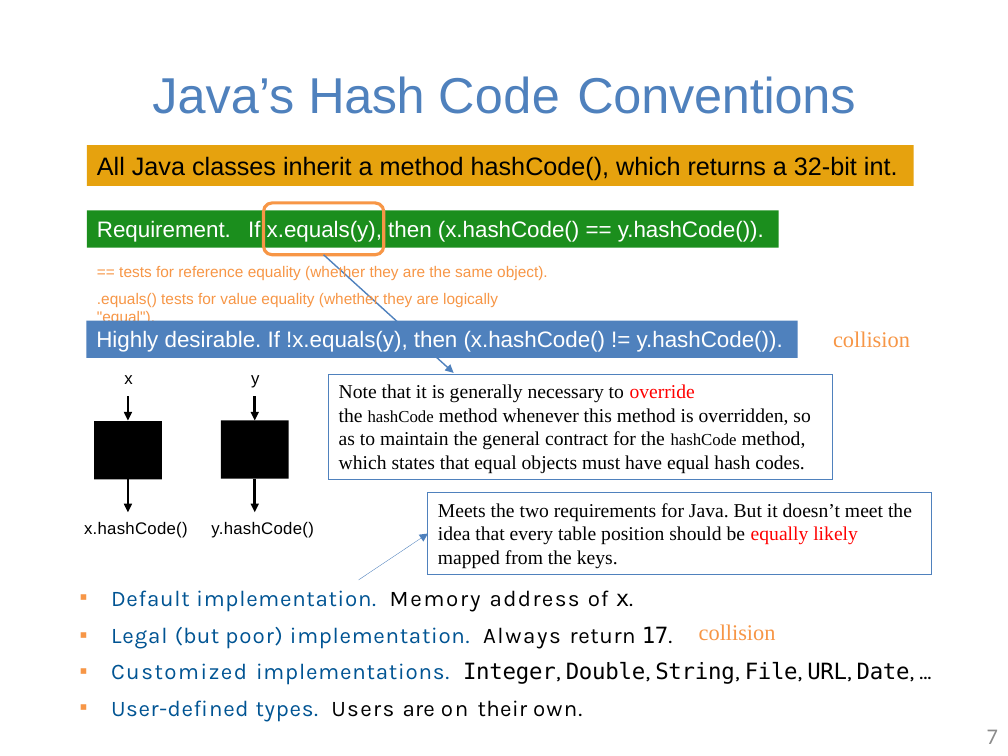
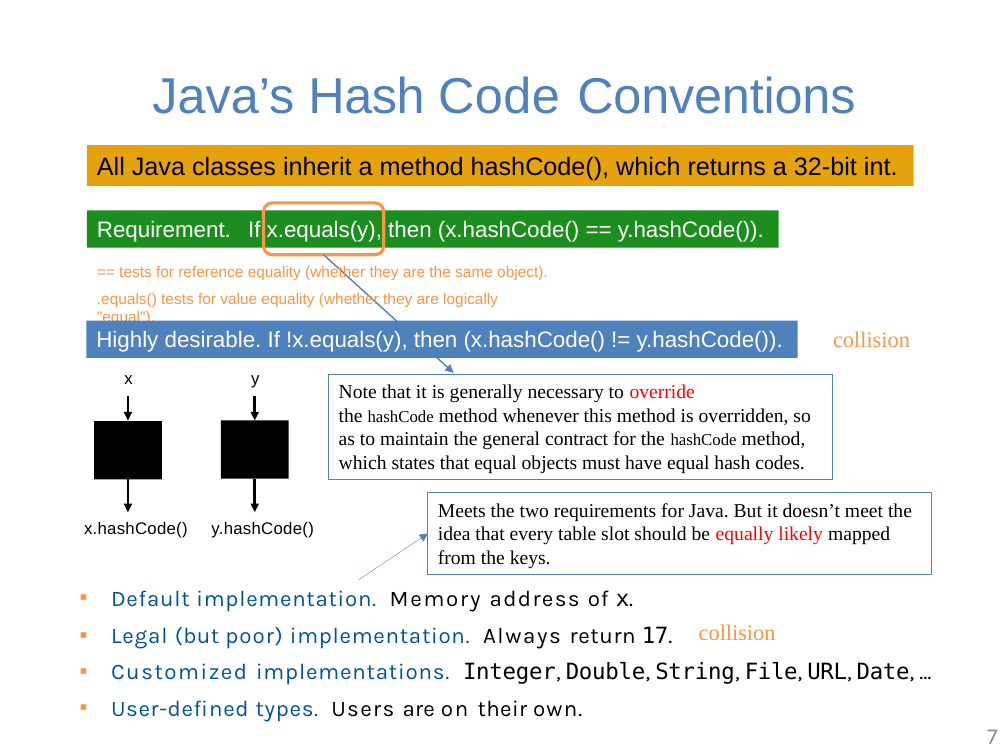
Before and after one commit to guhofstra/CSC111Fa25, a slide deck: slide 7 of PPTs/Lecture 7-hash table.pptx. Drawn at 1008x756 pixels with LibreOffice and Linux fonts; fonts in the diff are those of the drawing. Boxes give left, top, right and bottom in pixels: in the first picture for what was removed or moved away, otherwise in the second. Text is boxed around its words. In the diff, an @@ line names an element or a change of style, - is before the commit and + after.

```diff
--- a/PPTs/Lecture 7-hash table.pptx
+++ b/PPTs/Lecture 7-hash table.pptx
@@ text in rectangle at (438,503,912,569): text changed @@
-Meets the two requirements for Java. But it doesn’t meet the idea that every table position should be equally likely mapped from the keys.
+Meets the two requirements for Java. But it doesn’t meet the idea that every table slot should be equally likely mapped from the keys.
```
Also in this commit, not shown: 3 other slides changed, 1 other file.
